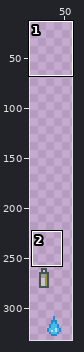
Pixel-art file: _graphics/GUI/Game GUI.aseprite. Above, an overview of the earlier version with the close-up marked.
Close-up. First the earlier version:
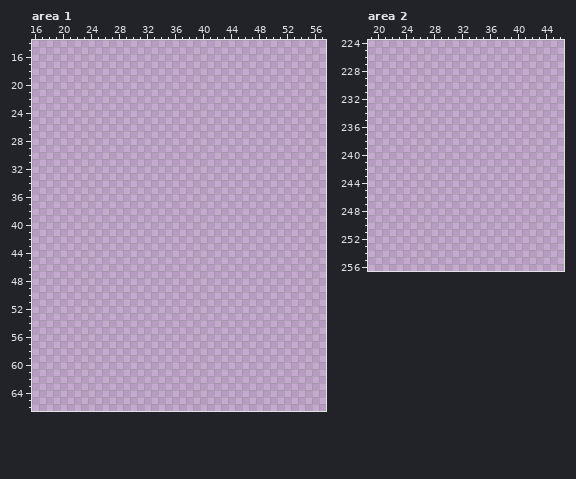
640x360 pixels, 1 frame. Shown: area 1: x 16..57, y 14..66; area 2: x 19..46, y 224..256. The wide view leaves out empty margins.
New version:
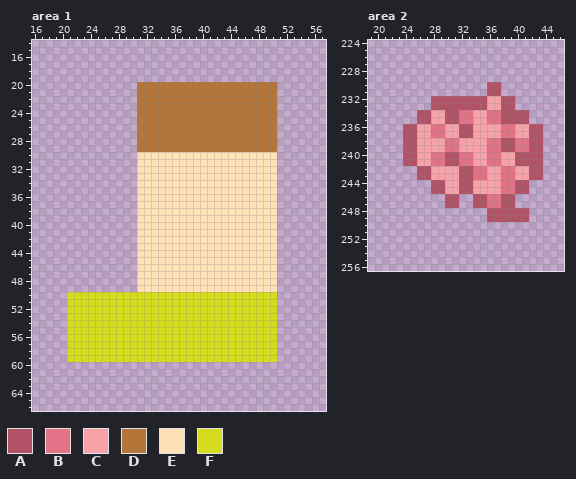
Palette (. is transparent): A #b25266  B #e27285  C #f6a2a8  D #b47538  E #ffe0b7  F #d5dc1d
Commit message: GUI with all bars added.
Difference:
layer "Icons/Sanity" added
layer "Squares/Man Square" added
Changed rows in their new state; - is an unchanged pixel.
Area 1, layer "Squares/Man Square":
first column x 21:
20 ----------DDDDDDDDDDDDDDDDDDDD
21 ----------DDDDDDDDDDDDDDDDDDDD
22 ----------DDDDDDDDDDDDDDDDDDDD
23 ----------DDDDDDDDDDDDDDDDDDDD
24 ----------DDDDDDDDDDDDDDDDDDDD
25 ----------DDDDDDDDDDDDDDDDDDDD
26 ----------DDDDDDDDDDDDDDDDDDDD
27 ----------DDDDDDDDDDDDDDDDDDDD
28 ----------DDDDDDDDDDDDDDDDDDDD
29 ----------DDDDDDDDDDDDDDDDDDDD
30 ----------EEEEEEEEEEEEEEEEEEEE
31 ----------EEEEEEEEEEEEEEEEEEEE
32 ----------EEEEEEEEEEEEEEEEEEEE
33 ----------EEEEEEEEEEEEEEEEEEEE
34 ----------EEEEEEEEEEEEEEEEEEEE
35 ----------EEEEEEEEEEEEEEEEEEEE
36 ----------EEEEEEEEEEEEEEEEEEEE
37 ----------EEEEEEEEEEEEEEEEEEEE
38 ----------EEEEEEEEEEEEEEEEEEEE
39 ----------EEEEEEEEEEEEEEEEEEEE
40 ----------EEEEEEEEEEEEEEEEEEEE
41 ----------EEEEEEEEEEEEEEEEEEEE
42 ----------EEEEEEEEEEEEEEEEEEEE
43 ----------EEEEEEEEEEEEEEEEEEEE
44 ----------EEEEEEEEEEEEEEEEEEEE
45 ----------EEEEEEEEEEEEEEEEEEEE
46 ----------EEEEEEEEEEEEEEEEEEEE
47 ----------EEEEEEEEEEEEEEEEEEEE
48 ----------EEEEEEEEEEEEEEEEEEEE
49 ----------EEEEEEEEEEEEEEEEEEEE
50 FFFFFFFFFFFFFFFFFFFFFFFFFFFFFF
51 FFFFFFFFFFFFFFFFFFFFFFFFFFFFFF
52 FFFFFFFFFFFFFFFFFFFFFFFFFFFFFF
53 FFFFFFFFFFFFFFFFFFFFFFFFFFFFFF
54 FFFFFFFFFFFFFFFFFFFFFFFFFFFFFF
55 FFFFFFFFFFFFFFFFFFFFFFFFFFFFFF
56 FFFFFFFFFFFFFFFFFFFFFFFFFFFFFF
57 FFFFFFFFFFFFFFFFFFFFFFFFFFFFFF
58 FFFFFFFFFFFFFFFFFFFFFFFFFFFFFF
59 FFFFFFFFFFFFFFFFFFFFFFFFFFFFFF
Area 2, layer "Icons/Sanity":
first column x 24:
230 ------------AA------
231 ------------AA------
232 ----AAAAAAAACCAA----
233 ----AAAAAAAACCAA----
234 --AACCAABBCCBBAAAA--
235 --AACCAABBCCBBAAAA--
236 AACCBBCCAACCCCBBCCAA
237 AACCBBCCAACCCCBBCCAA
238 AACCCCBBCCCCBBAABBAA
239 AACCCCBBCCCCBBAABBAA
240 AACCBBAABBCCBBCCAAAA
241 AACCBBAABBCCBBCCAAAA
242 --AACCCCAABBCCBBCCAA
243 --AACCCCAABBCCBBCCAA
244 ----AACCAACCCCBBAA--
245 ----AACCAACCCCBBAA--
246 ------AA--AABBAA----
247 ------AA--AABBAA----
248 ------------AAAAAA--
249 ------------AAAAAA--
Boxes around the changes in both close-ups, in picture pixels (x1, y1, x2, y2):
added: (67, 82, 277, 362)
added: (403, 82, 543, 222)
